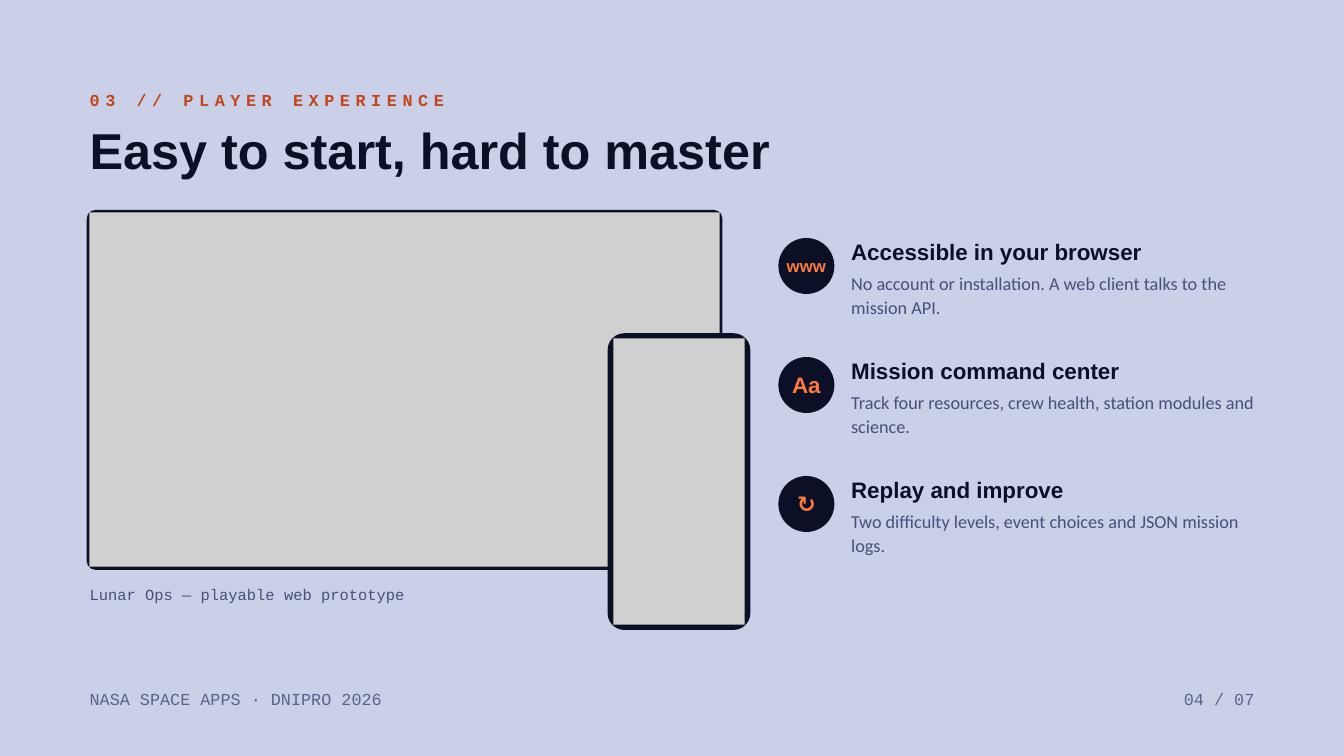
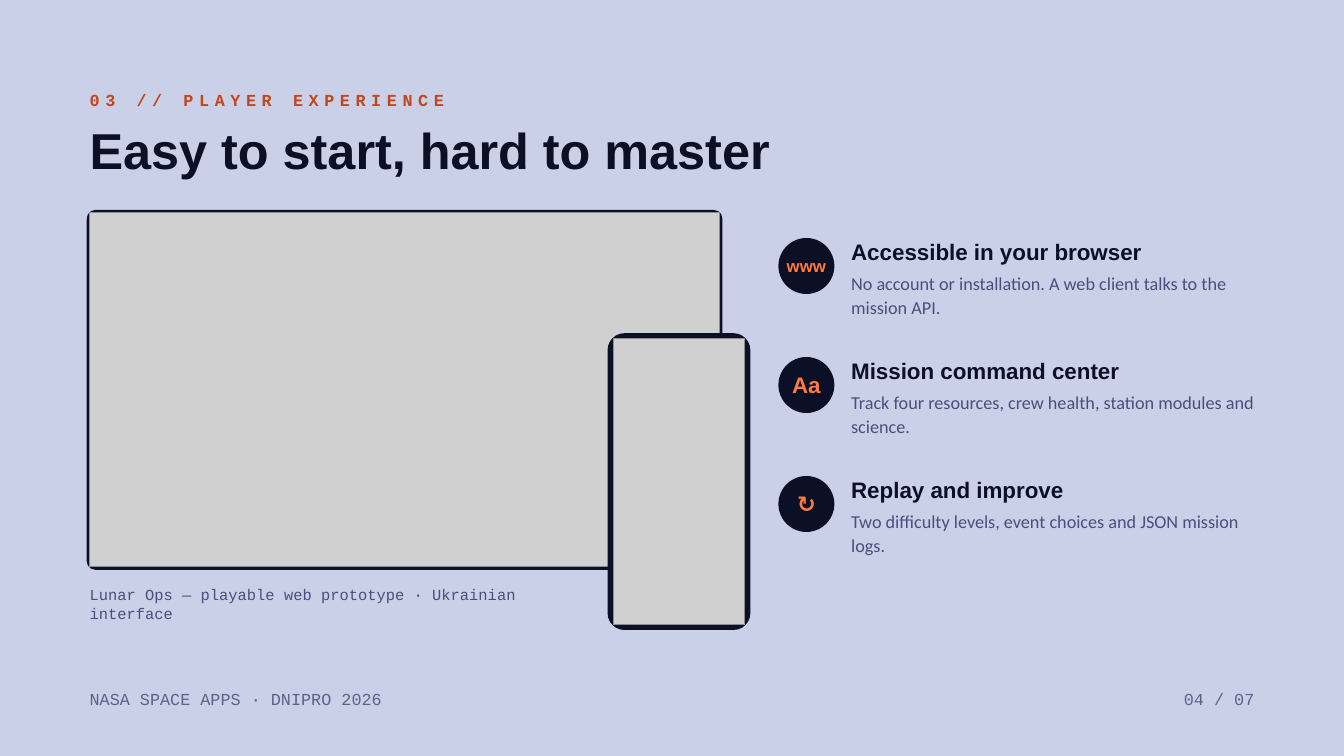
Before and after one commit to aleexxeyy/lunar-ops, a slide deck: slide 4 of Презентация/LunarOps_SpaceApps_Dnipro_2026.pptx. Drawn at 1344x756 pixels with LibreOffice and Linux fonts; fonts in the diff are those of the drawing; grey boxes stand for pictures. Boxes give left, top, right and bottom in pixels: in the first picture for what was removed or moved away, otherwise in the second. Text is boxed around its words. In the diff, an @@ line names an element or a change of style, - is before the commit and + after.

```diff
--- a/Презентация/LunarOps_SpaceApps_Dnipro_2026.pptx
+++ b/Презентация/LunarOps_SpaceApps_Dnipro_2026.pptx
@@ text at [90, 589, 515, 619]: text changed @@
-Lunar Ops — playable web prototype
+Lunar Ops — playable web prototype · Ukrainian interface
```
Also in this commit, not shown: 1 other slide changed, 27 other files.
